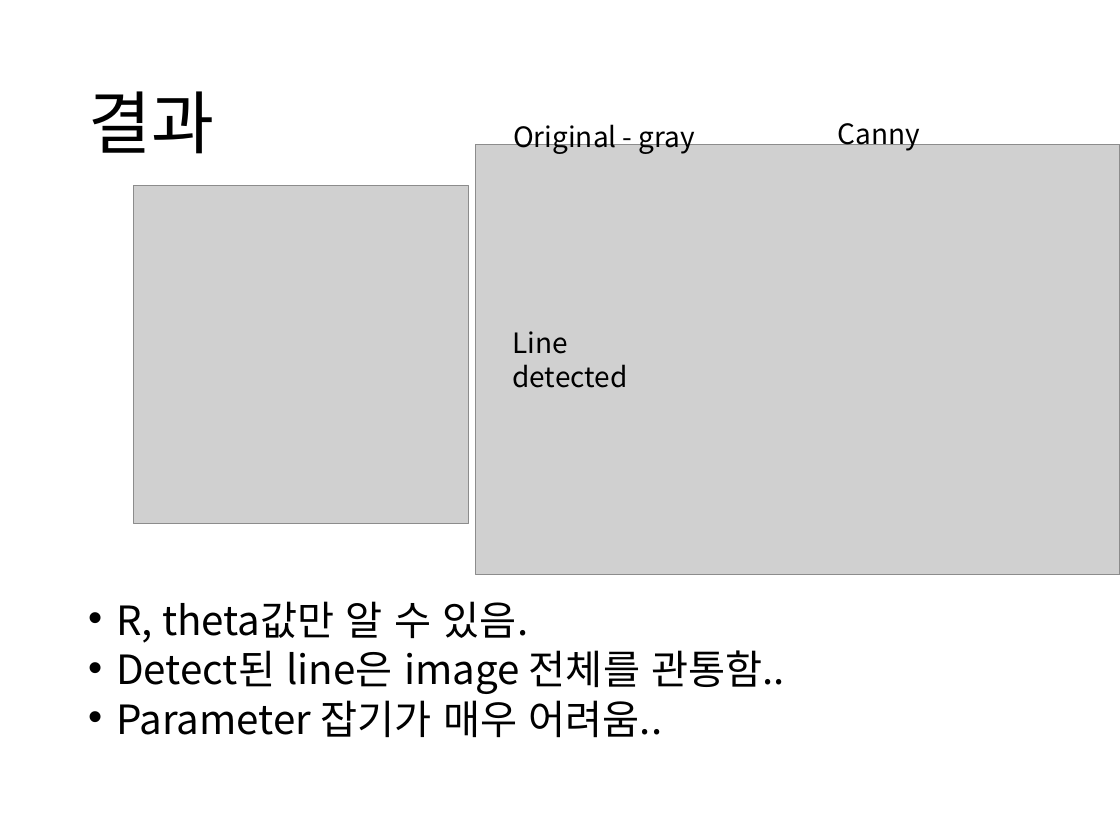
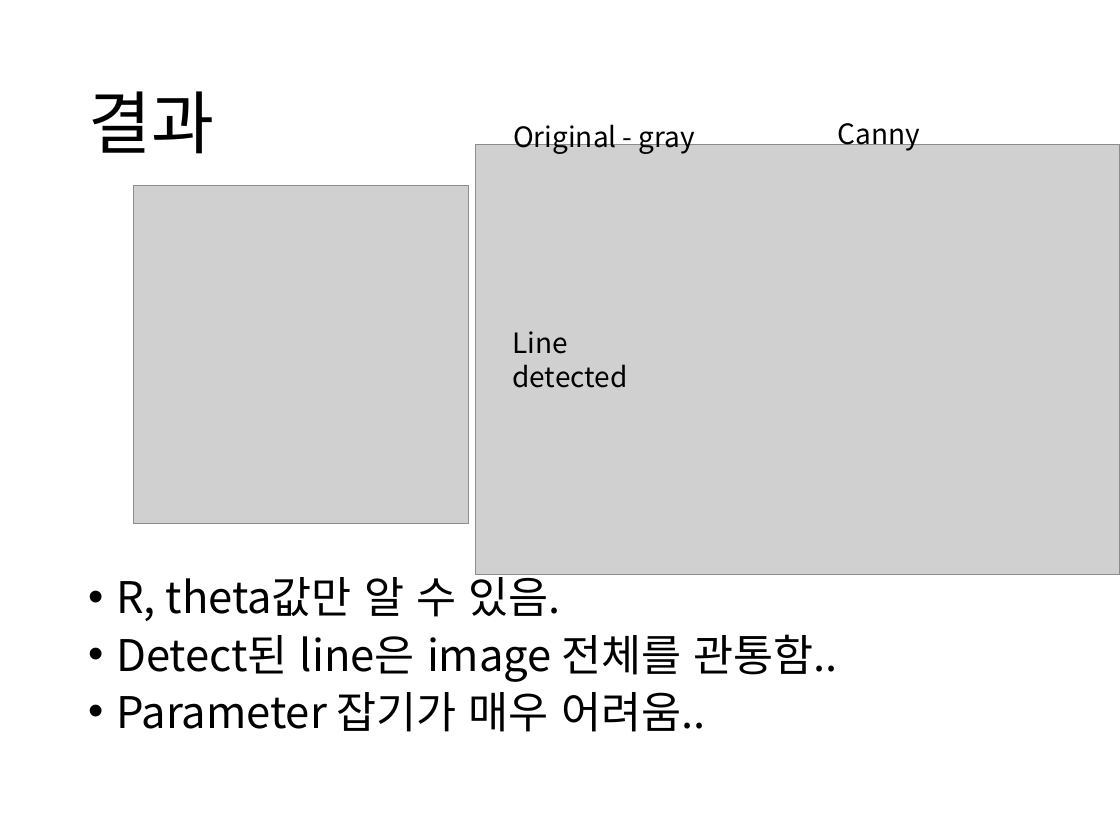
Before and after one commit to boy1089/MyProject, a slide deck: slide 10 of hough transform/hough transform ver1.pptx. Drawn at 1120x840 pixels with LibreOffice and Linux fonts; fonts in the diff are those of the drawing; grey boxes stand for pictures. Boxes give left, top, right and bottom in pixels: in the first picture for what was removed or moved away, otherwise in the second. Text is boxed around its words. In the diff, an @@ line names an element or a change of style, - is before the commit and + after.

```diff
--- a/hough transform/hough transform ver1.pptx
+++ b/hough transform/hough transform ver1.pptx
@@ text "R, theta값만 알 수 있음." moved from (x1=116, y1=601, x2=785, y2=738) to (x1=116, y1=569, x2=838, y2=732) @@
@@ text "R, theta값만 알 수 있음." at (x1=116, y1=569, x2=838, y2=732): size 25.9 to 28 pt; line spacing 0.7 to 0.8 @@
```
Also in this commit, not shown: 5 other slides changed, 3 slides added, 3 slides removed, 4 other files.
